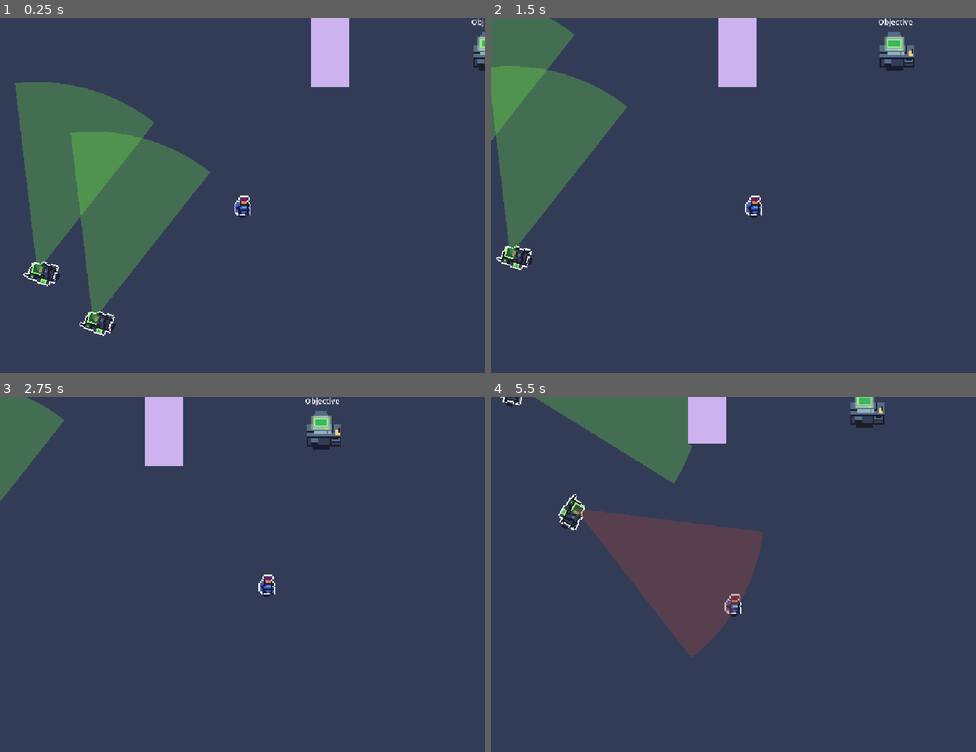
Above: before the commit, frames 1-4 (two rows, left to right).
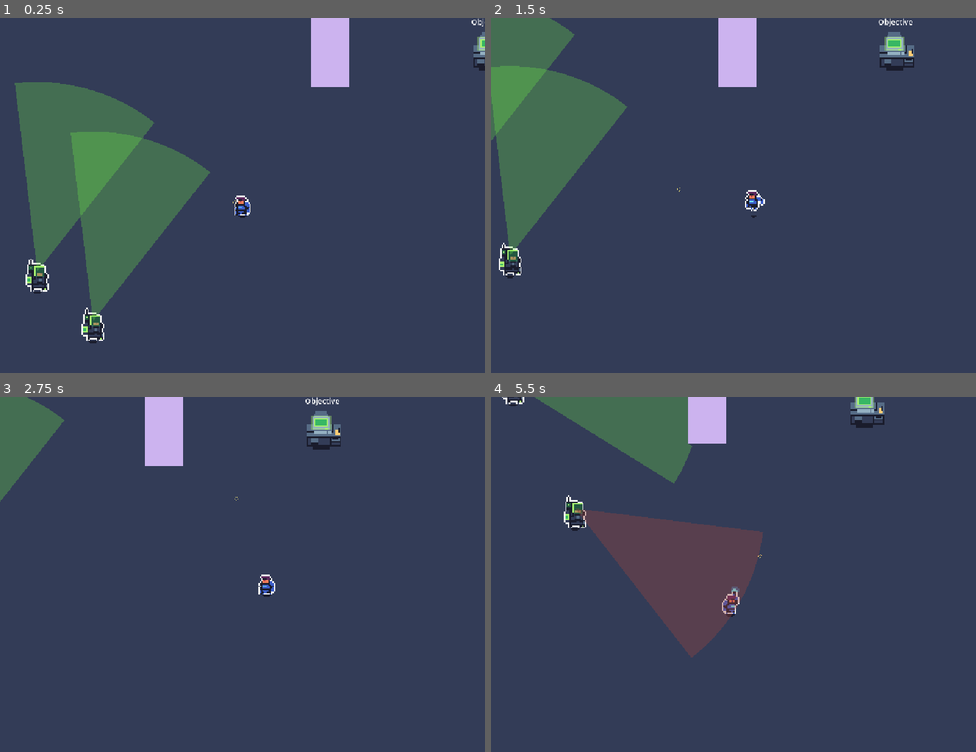
Above: after the commit, the same moments.

Repository: raumsie/Silent-Protocol
Game: Godot game, scene res://Scenes/Level.tscn
Two runs of this game, one before a commit and one after it. Both use one fixed random seed, a clock stepped at 60 frames per second and the inputs below.
Inputs (mouse positions are in pixels of both pictures, inside the frame that each line leads up to):
- Up to frame 1 (0.25 s): no input
- Up to frame 2 (1.5 s): tap Enter at 0.5 s; move the mouse to (840, 181) at 0.52 s; hold Right (ui_right) 0.53-1.25 s; hold Right mouse button (aim) 0.53-1.25 s; click (840, 181) at 0.67 s; tap F (melee) at 0.8 s; drag from (636, 216) to (927, 49) at 1.27 s
- Up to frame 3 (2.75 s): move the mouse to (291, 499) at 2.02 s; press the mouse at (291, 499) at 2.03 s; hold Right (ui_right) from 2.03 s (still down); right-click (291, 499) at 2.3 s
- Up to frame 4 (5.5 s): release Right (ui_right) at 2.75 s; release the mouse at (782, 499) at 2.75 s; drag from (709, 652) to (588, 524) at 2.77 s; move the mouse to (879, 634) at 3.52 s; hold Left (ui_left) 3.53-4.25 s; hold F (melee) 3.53-4.25 s; click (879, 634) at 3.8 s; drag from (588, 524) to (806, 428) at 4.27 s; move the mouse to (757, 578) at 5.02 s; hold Down (ui_down) from 5.03 s (still down); hold Shift from 5.03 s (still down); click (757, 578) at 5.17 s; tap F (melee) at 5.3 s

The runs differ from the first frame. In frame 1, 0.9% of the frame differs, in the area x 4-52%, y 50-92%; in frame 2, 0.6%; in frame 3, less than 0.1%; in frame 4, 0.6%.

Commit message:
Added reticle. Made mouse hidden. Players and enemies now have running, combat, and death animations. Prevented enemy sprites from rotating. Stealth takedowns now work.

Diff:
--- a/Scenes/Level.tscn
+++ b/Scenes/Level.tscn
@@ -2008,6 +2008,7 @@
 
 [node name="Enemy2" parent="." unique_id=845805592 node_paths=PackedStringArray("patrol_path") instance=ExtResource("3_xylue")]
 position = Vector2(606, -86)
+collision_mask = 3
 patrol_path = NodePath("../Path2D2")
 
 [node name="Path2D2" type="Path2D" parent="." unique_id=1614727952]
--- a/Scenes/player.tscn
+++ b/Scenes/player.tscn
@@ -1,21 +1,23 @@
-[gd_scene load_steps=4 format=3 uid="uid://bgqii44imwpuf"]
+[gd_scene format=3 uid="uid://bgqii44imwpuf"]
 
 [ext_resource type="Script" uid="uid://b4uxcemuj3xp" path="res://Scripts/Player.gd" id="1_v0iea"]
 [ext_resource type="Texture2D" uid="uid://h5xsg03ce2w7" path="res://Assets/Players/players blue x3.png" id="2_cvnsp"]
+[ext_resource type="PackedScene" uid="uid://e15kns4pxx0p" path="res://Scenes/reticle.tscn" id="3_reticle"]
 
 [sub_resource type="CapsuleShape2D" id="CapsuleShape2D_f60y1"]
 height = 20.0
 
-[node name="Player" type="CharacterBody2D"]
+[node name="Player" type="CharacterBody2D" unique_id=1111949927]
 position = Vector2(-1, -1)
 script = ExtResource("1_v0iea")
+reticle_scene = ExtResource("3_reticle")
 
-[node name="CollisionShape2D" type="CollisionShape2D" parent="."]
+[node name="CollisionShape2D" type="CollisionShape2D" parent="." unique_id=716113168]
 shape = SubResource("CapsuleShape2D_f60y1")
 
-[node name="Camera2D" type="Camera2D" parent="."]
+[node name="Camera2D" type="Camera2D" parent="." unique_id=1090743658]
 
-[node name="Sprite2D" type="Sprite2D" parent="."]
+[node name="Sprite2D" type="Sprite2D" parent="." unique_id=798319634]
 position = Vector2(0, -9)
 texture = ExtResource("2_cvnsp")
 hframes = 10
--- a/Scenes/reticle.tscn
+++ b/Scenes/reticle.tscn
@@ -1,7 +1,7 @@
 [gd_scene load_steps=3 format=3 uid="uid://e15kns4pxx0p"]
 
 [ext_resource type="Script" uid="uid://d1if3uvjj086x" path="res://Scripts/reticle.gd" id="1_q3m2b"]
-[ext_resource type="Texture2D" uid="uid://d8sn64lc45kb" path="res://Assets/UI/STRANDED UI PACK/Reticles/Reticle9.png" id="2_xrw5o"]
+[ext_resource type="Texture2D" uid="uid://olskfbuiulr5" path="res://Assets/UI/STRANDED UI PACK/Reticles/Reticle1.png" id="2_xrw5o"]
 
 [node name="Reticle" type="Node2D"]
 script = ExtResource("1_q3m2b")
--- a/Scripts/Enemy.gd
+++ b/Scripts/Enemy.gd
@@ -62,12 +62,32 @@
 const ALERT_REBROADCAST_INTERVAL: float = 0.75
 
 # Rotation
-var rot_start: float = 0.0
 var time_since_state_change: float = 0.0
+
+const VISION_CONE_REST_OFFSET: float = -PI / 2.0
+const FACING_MIN_X: float = 0.05
+
+# Animation
+# sprite sheet: hframes = 10, rows 12-15 used by this enemy
+const ENEMY_IDLE_FRAMES: Array[int] = [120, 122, 123]  # row 12, cols 0, 2, 3
+const ENEMY_IDLE_FPS: float = 3.0
+const ENEMY_RUN_ROW_BASE: int = 130  # row 13
+const ENEMY_RUN_FRAME_COUNT: int = 4
+const ENEMY_RUN_FPS: float = 8.0
+const ENEMY_SHOOT_ROW_BASE: int = 140  # row 14
+const ENEMY_SHOOT_FRAME_COUNT: int = 4
+const ENEMY_DEATH_ROW_BASE: int = 150  # row 15
+const ENEMY_DEATH_FRAME_COUNT: int = 8
+const ONESHOT_FPS: float = 10.0
+
+var anim_time: float = 0.0
+var is_playing_oneshot: bool = false
+var oneshot_token: int = 0
 
 
 @onready var vision_cone = $VisionCone2D
 @onready var navigation_agent: NavigationAgent2D = $NavigationAgent2D
+@onready var sprite: Sprite2D = $Sprite2D
 
 # Raycast LOS check against walls (layer 2)
 func has_line_of_sight_to(target: Vector2) -> bool:
@@ -77,7 +97,6 @@
 	return result.is_empty()
 
 func _ready():
-	rot_start = rotation
 	can_attack = true
 
 	setup_vision_renderer()
@@ -253,9 +272,9 @@
 		global_position = path_follow.global_position
 
 		if path_follow.rotates:
-			rotation = path_follow.rotation
+			update_facing(Vector2.RIGHT.rotated(path_follow.rotation))
 		elif is_rotating:
-			rotation = rot_start + sin(Time.get_ticks_msec()/1000.0 * rotation_speed) * deg_to_rad(rotation_angle/2.0)
+			update_idle_vision_sway()
 
 	elif patrol_points.size() > 0:
 		if patrol_index < patrol_points.size():
@@ -270,7 +289,7 @@
 	else:
 		# Stationary patrol with rotation
 		if is_rotating:
-			rotation = rot_start + sin(Time.get_ticks_msec()/1000.0 * rotation_speed) * deg_to_rad(rotation_angle/2.0)
+			update_idle_vision_sway()
 
 
 # Combat
@@ -306,8 +325,7 @@
 			move_towards_target(player_ref.global_position, combat_speed)
 
 			var direction_to_player = (player_ref.global_position - global_position).normalized()
-			if direction_to_player.length() > 0.1:
-				rotation = direction_to_player.angle()
+			update_facing(direction_to_player)
 
 	else:
 		# Player not in sight - pursue last known position
@@ -344,17 +362,46 @@
 			return enemy_node
 	return null
 
+# Stateless, per-tick idle/run frame calculation
+func update_idle_run_animation(delta: float, is_moving: bool) -> void:
+	if is_playing_oneshot:
+		return
+	anim_time += delta
+	if is_moving:
+		sprite.frame = ENEMY_RUN_ROW_BASE + int(fmod(anim_time * ENEMY_RUN_FPS, ENEMY_RUN_FRAME_COUNT))
+	else:
+		var idle_index = int(fmod(anim_time * ENEMY_IDLE_FPS, ENEMY_IDLE_FRAMES.size()))
+		sprite.frame = ENEMY_IDLE_FRAMES[idle_index]
+
+
+func play_oneshot_animation(row_base: int, frame_count: int, fps: float, on_frame: Callable = Callable()) -> void:
+	oneshot_token += 1
+	var my_token = oneshot_token
+	is_playing_oneshot = true
+
+	for i in range(frame_count):
+		if my_token != oneshot_token:
+			return  # superseded by a newer one-shot trigger
+		sprite.frame = row_base + i
+		if on_frame.is_valid():
+			on_frame.call(i)
+		await get_tree().create_timer(1.0 / fps).timeout
+
+	if my_token == oneshot_token:
+		is_playing_oneshot = false
+
 func attack_player():
 	if not can_attack or not player_ref:
 		return
 
 	print("Enemy attacking player!")
 	player_ref.take_damage(damage_amount)
+	play_oneshot_animation(ENEMY_SHOOT_ROW_BASE, ENEMY_SHOOT_FRAME_COUNT, ONESHOT_FPS)
 
 	can_attack = false
 	last_attack_time = Time.get_ticks_msec()
 	await get_tree().create_timer(attack_cooldown).timeout
-	# Guard against resuming on a freed instance (e.g. killed mid-cooldown)
+	# Guard against resuming on a freed instance (killed mid-cooldown)
 	if not is_instance_valid(self):
 		return
 	can_attack = true
@@ -377,9 +424,25 @@
 
 func update_rotation_based_on_movement(delta):
 	if velocity.length() > 0.1:
-		rotation = velocity.angle()
+		update_facing(velocity)
 	elif is_rotating:
-		rotation = rot_start + sin(Time.get_ticks_msec()/1000.0 * rotation_speed) * deg_to_rad(rotation_angle/2.0)
+		update_idle_vision_sway()
+
+# Sets left/right sprite facing (flip_h) and re-orients the vision cone
+# (independent ofthe body) so LOS detection keeps tracking the same direction
+# that used to drive the whole body's rotation.
+func update_facing(direction: Vector2) -> void:
+	if direction.length() < 0.1:
+		return  # don't flip/re-aim on near-zero movement noise (keep last facing)
+	if abs(direction.x) > FACING_MIN_X:
+		sprite.flip_h = direction.x < 0
+	vision_cone.rotation = direction.angle() + VISION_CONE_REST_OFFSET
+
+# is_rotating/rotation_speed/rotation_angle previously oscillated the whole body's
+# rotation while idle. Now will only oscillate the vision cone's rotation,
+# preserving the scanning behavior without spinning the sprite.
+func update_idle_vision_sway() -> void:
+	vision_cone.rotation = VISION_CONE_REST_OFFSET + sin(Time.get_ticks_msec()/1000.0 * rotation_speed) * deg_to_rad(rotation_angle/2.0)
 
 
 # A* pursuit when no direct LOS; falls back to NavigationAgent2D if no path found
@@ -451,6 +514,9 @@
 			update_combat(delta)
 		State.SEARCH:
 			update_search(delta)
+
+	# velocity is final for this tick now
+	update_idle_run_animation(delta, velocity.length() > 0.1)
 
 	if player_ref and is_instance_valid(player_ref):
 		var los = has_line_of_sight_to(player_ref.global_position)
@@ -502,10 +568,9 @@
 	if health <= 0:
 		die()
 
-# Authoritative "has this enemy detected the player" check for stealth melee gating.
-# current_state == COMBAT covers alertness from LOS, being shot, a failed melee, or a radio
-# alert from an ally (even without direct LOS this instant); has_player_in_sight covers the
-# rare same-frame edge case before a fresh LOS gain has committed the state transition.
+
+# current_state == COMBAT covers alertness from LOS, being shot, a failed melee,
+# or a radio alert from an ally (even without direct LOS)
 func has_spotted_player() -> bool:
 	return current_state == State.COMBAT or has_player_in_sight
 
@@ -520,7 +585,10 @@
 	print("Enemy died!")
 	set_physics_process(false)
 	set_process(false)
-	# TODO: death animation
+	await play_oneshot_animation(ENEMY_DEATH_ROW_BASE, ENEMY_DEATH_FRAME_COUNT, ONESHOT_FPS, func(frame_index):
+		if frame_index == 1:
+			vision_renderer.visible = false
+	)
 	queue_free()
 
 # Called when a failed (non-stealth) melee attempt alerts this enemy
--- a/Scripts/Level.gd
+++ b/Scripts/Level.gd
@@ -6,6 +6,7 @@
 	print("Level loaded")
 	print("Player position: ", $Player.global_position)
 	print("Camera enabled: ", $Player/Camera2D.enabled)
+	Input.mouse_mode = Input.MOUSE_MODE_HIDDEN
 
 	setup_simple_navigation()
 
--- a/Scripts/Player.gd
+++ b/Scripts/Player.gd
@@ -30,6 +30,22 @@
 var reticle: Node2D
 var is_aiming: bool = false
 
+# Animation (sprite sheet: hframes = 10, vframes = 13)
+const IDLE_FRAME: int = 0
+const RUN_ROW_BASE: int = 30  # row 3
+const RUN_FRAME_COUNT: int = 4
+const RUN_FPS: float = 8.0
+const SHOOT_MELEE_ROW_BASE: int = 40  # row 4
+const SHOOT_MELEE_FRAME_COUNT: int = 4
+const DEATH_ROW_BASE: int = 50  # row 5
+const DEATH_FRAME_COUNT: int = 7
+const ONESHOT_FPS: float = 10.0
+const FACING_MIN_X: float = 0.05
+
+var anim_time: float = 0.0
+var is_playing_oneshot: bool = false
+var oneshot_token: int = 0
+
 func _ready():
 	setup_camera()
 	setup_reticle()
@@ -38,12 +54,25 @@
 func setup_reticle():
 	if reticle_scene:
 		reticle = reticle_scene.instantiate()
-		get_parent().add_child(reticle)  # Add to level, not player
-		print("Reticle created")
+		# Player._ready() runs while its own parent (Level) is still setting up its
+		# child tree, so an immediate add_child() here fails ("Parent node is busy
+		# setting up children") and silently never parents the reticle - it then never
+		# renders and its _process() never runs, freezing reticle.global_position at
+		# whatever it was last set to instead of tracking the mouse. Defer both the
+		# reparenting and the initial position set until the parent is free.
+		call_deferred("_finish_reticle_setup")
+
+
+func _finish_reticle_setup():
+	get_parent().add_child(reticle)  # Add to level, not player
+	reticle.global_position = global_position
+	print("Reticle created")
 
 func shoot():
 	if not can_shoot or is_reloading or not reticle:
 		return
+
+	play_oneshot_animation(SHOOT_MELEE_ROW_BASE, SHOOT_MELEE_FRAME_COUNT, ONESHOT_FPS)
 
 	print("Player shooting!")
 
@@ -87,6 +116,8 @@
 func melee_attack():
 	if not can_melee:
 		return
+
+	play_oneshot_animation(SHOOT_MELEE_ROW_BASE, SHOOT_MELEE_FRAME_COUNT, ONESHOT_FPS)
 
 	print("Attempting melee attack")
 
@@ -112,7 +143,7 @@
 				enemy.player_detected(self)
 
 # Secondary/unused-by-default facing check, kept available but no longer the success gate
-# (gate is now Enemy.has_spotted_player() — see Scripts/Enemy.gd)
+# (gate is now Enemy.has_spotted_player() - see Scripts/Enemy.gd)
 func is_behind_enemy(enemy) -> bool:
 	var direction_to_player = (global_position - enemy.global_position).normalized()
 	var enemy_forward = Vector2.RIGHT.rotated(enemy.rotation)
@@ -143,6 +174,41 @@
 
 	move_and_slide()
 
+	update_idle_run_animation(delta, velocity.length() > 0.1)
+	update_facing_towards_reticle()
+
+func update_idle_run_animation(delta: float, is_moving: bool) -> void:
+	if is_playing_oneshot:
+		return
+	if is_moving:
+		anim_time += delta
+		sprite.frame = RUN_ROW_BASE + int(fmod(anim_time * RUN_FPS, RUN_FRAME_COUNT))
+	else:
+		anim_time = 0.0
+		sprite.frame = IDLE_FRAME
+
+# Face towards the aim reticle rather than movement direction
+func update_facing_towards_reticle() -> void:
+	if not reticle:
+		return
+	var to_reticle = reticle.global_position - global_position
+	if abs(to_reticle.x) > FACING_MIN_X:
+		sprite.flip_h = to_reticle.x < 0
+
+func play_oneshot_animation(row_base: int, frame_count: int, fps: float) -> void:
+	oneshot_token += 1
+	var my_token = oneshot_token
+	is_playing_oneshot = true
+
+	for i in range(frame_count):
+		if my_token != oneshot_token:
+			return  # superseded by a newer one-shot trigger
+		sprite.frame = row_base + i
+		await get_tree().create_timer(1.0 / fps).timeout
+
+	if my_token == oneshot_token:
+		is_playing_oneshot = false
+
 func take_damage(amount: int):
 	if not is_alive:
 		return
@@ -168,4 +234,8 @@
 
 	print("Player has died.")
 	is_alive = false
+
+	# Play the death clip fully before calling lose_game()
+	await play_oneshot_animation(DEATH_ROW_BASE, DEATH_FRAME_COUNT, ONESHOT_FPS)
+
 	GameManager.lose_game()
--- a/Scripts/reticle.gd
+++ b/Scripts/reticle.gd
@@ -2,10 +2,6 @@
 
 @export var reticle_speed: float = 10.0
 var target_position: Vector2 = Vector2.ZERO
-
-func _ready():
-    # Start at player position
-    global_position = get_parent().global_position
 
 func _process(delta):
     # Smoothly move towards target position (mouse position)
